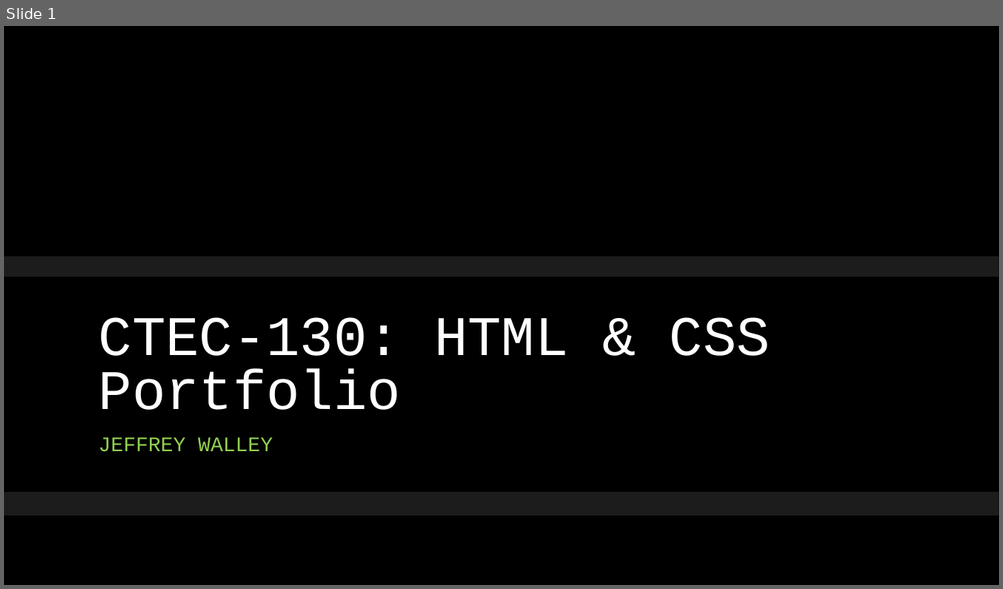
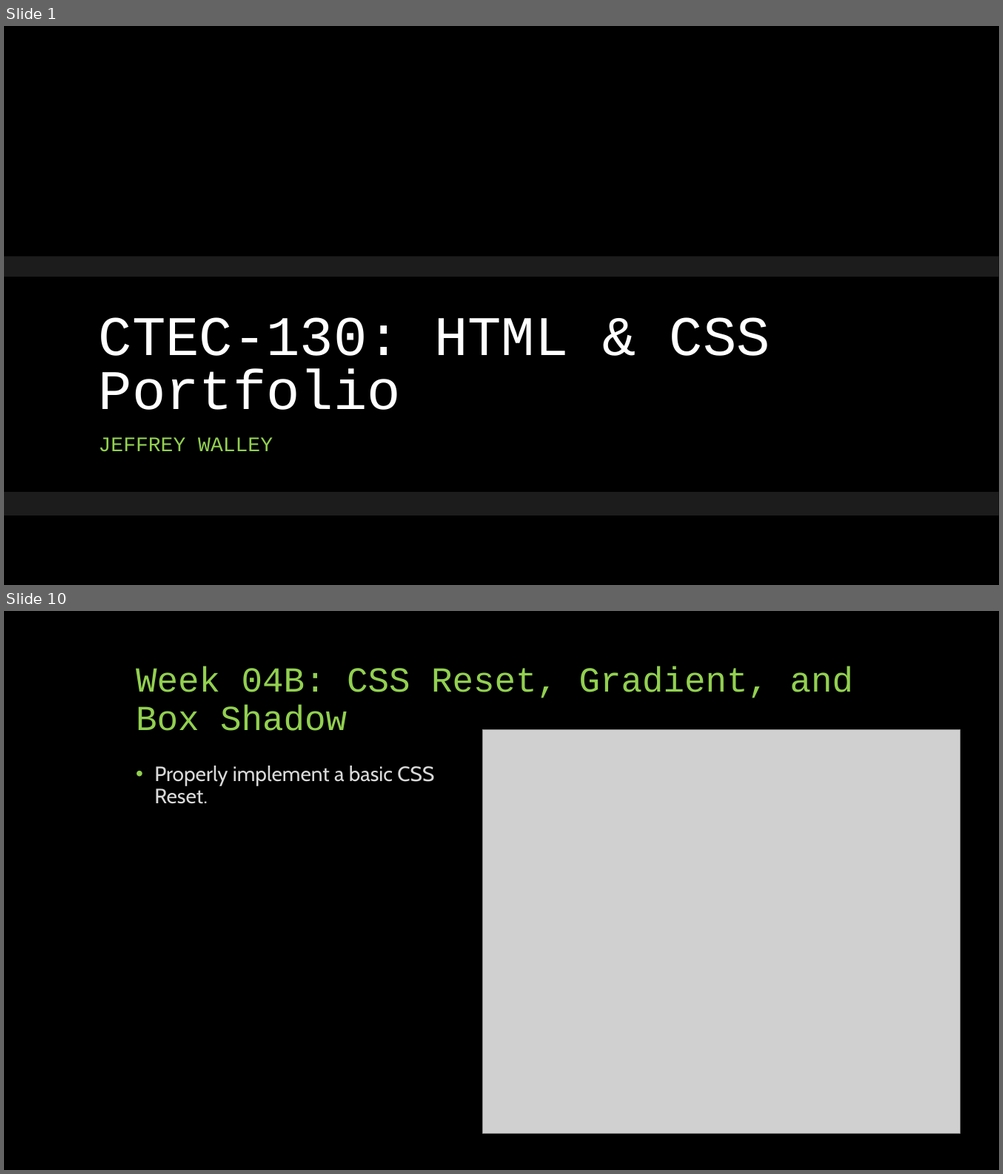
Before and after one commit to Ploppa-Smurph/ctec130_html, a slide deck: wk07/130portfolio_midterm.pptx. Shown one above the other, each under a label of ours: slide 1 before the commit, slides 1 and 10 after it; the slides between them are not shown. The pictures are 1003x589 and 1003x1174 pixels, drawn with LibreOffice and Linux fonts; fonts in the diff are those of the drawing; grey boxes stand for pictures; background and template pictures are left out. Boxes give left, top, right and bottom in pixels: in the first picture for what was removed or moved away, otherwise in the second. Text is boxed around its words. In the diff, an @@ line names an element or a change of style, - is before the commit and + after.

```diff
--- a/wk07/130portfolio_midterm.pptx
+++ b/wk07/130portfolio_midterm.pptx
@@ slide 10 added at [4,611,999,1170], background #000000 @@
@@ title added at [136,667,854,731], 34 pt, text #92D050 @@
+Week 04B: CSS Reset, Gradient, and Box Shadow
@@ picture added at [483,729,960,1134] @@
@@ text added at [154,766,434,804], 20 pt, text #D9D9D9 @@
+• Properly implement a basic CSS Reset.
```
Also in this commit, not shown: 1 slide changed, 12 other slides added, 9 slides removed, 28 other files.
